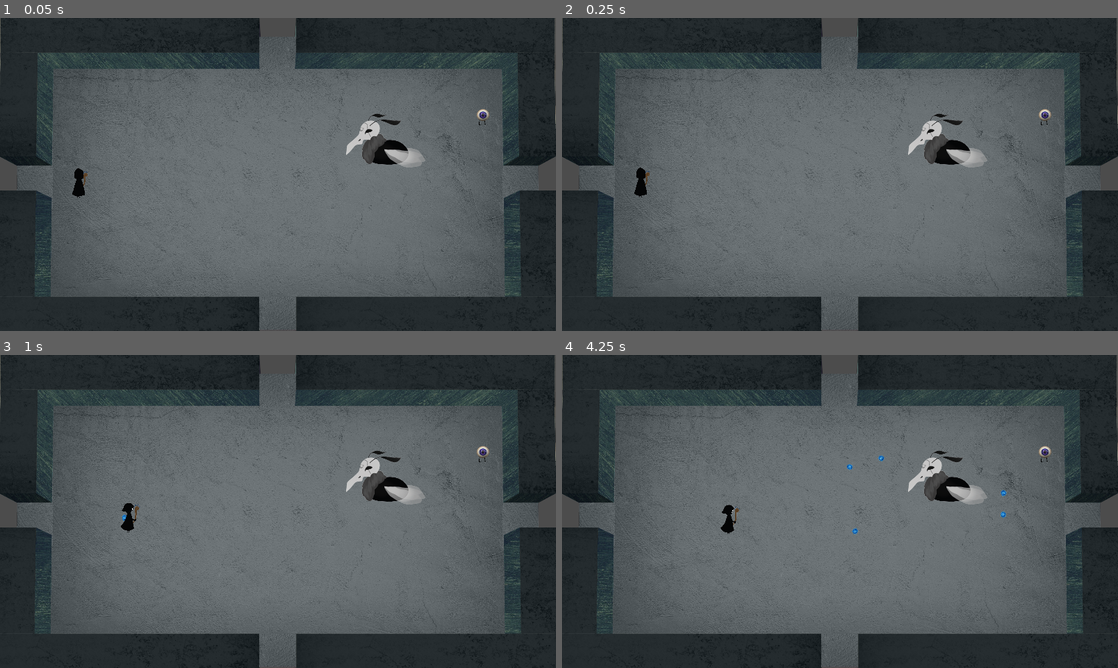
Above: before the commit, frames 1-4 (two rows, left to right).
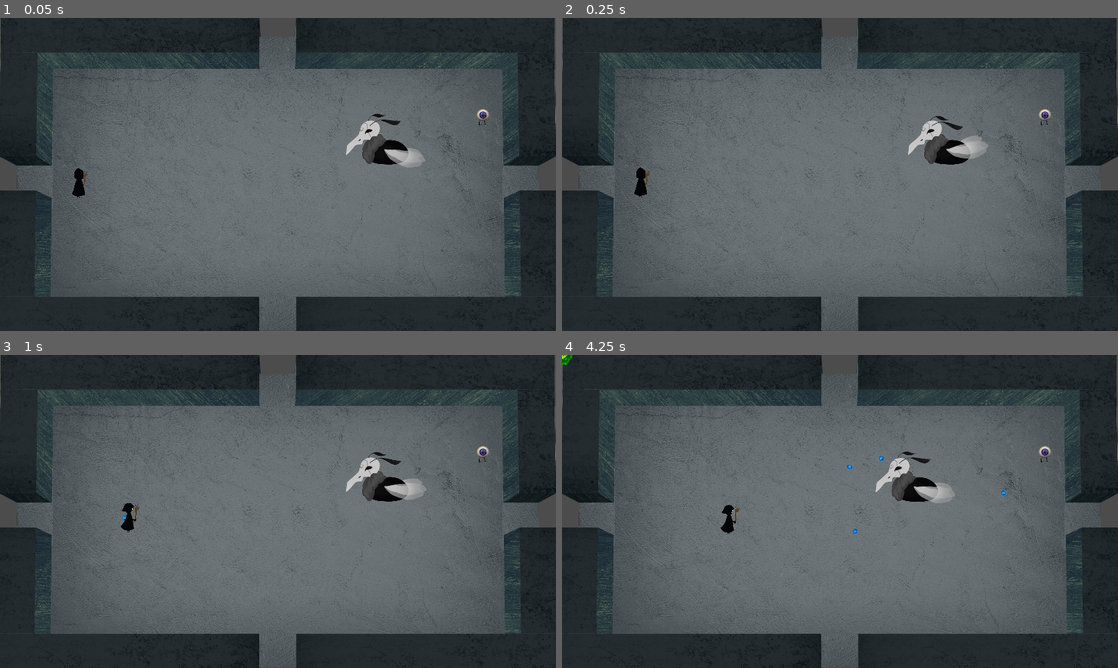
Above: after the commit, the same moments.

Repository: fleet3123/ggj2021
Game: Godot game, scene res://main.tscn
Same seed, same stepped clock (60 frames per second), same inputs: the game is played once before the commit and once after it.
Inputs (mouse positions are in pixels of both pictures, inside the frame that each line leads up to):
- Up to frame 1 (0.05 s): no input
- Up to frame 2 (0.25 s): no input
- Up to frame 3 (1 s): move the mouse to (400, 495) at 0.52 s; hold D (move_right) from 0.53 s (still down); tap Space (interact) at 0.6 s
- Up to frame 4 (4.25 s): move the mouse to (728, 527) at 1.27 s; release D (move_right) at 1.28 s; hold S (move_down) 1.28-2.03 s; tap Space (interact) every 0.75 s from 1.35 to 3.6 s; move the mouse to (895, 442) at 2.02 s; hold D (move_right) 2.03-2.78 s; move the mouse to (812, 574) at 2.77 s; hold W (move_up) 2.78-3.53 s; move the mouse to (1006, 558) at 3.52 s; hold A (move_left) from 3.53 s (still down)

Frame 1 is identical in both runs. In frame 2, 0.6% of the frame differs, in the area x 66-77%, y 30-48%; in frame 3, 0.4%; in frame 4, 1.8%, in the area x 0-80%, y 0-53%.
Error before the commit: Parse Error: Expected an indented block after "if". (res://Scripts/Enemy3.gd:74)
Error after the commit: Invalid get index 'camera_path' (on base: 'Node2D'). (res://Scripts/Exit.gd:42)

Commit message:
Fix enemy3 checks for player tag when targeting

Diff:
--- a/Scripts/Enemy3.gd
+++ b/Scripts/Enemy3.gd
@@ -71,8 +71,8 @@
 
 func attack_state():
     if target != null:
-    shoot()
-    state = IDLE
+        shoot()
+        state = IDLE
 
 func shoot():
     var b = Bullet2.instance()
@@ -96,7 +96,8 @@
         state = ATTACK
 
 func _on_Detection_body_entered(body):
-    target = body
+    if body.is_in_group ( "player" ):
+        target = body
 
 func take_damage(dmg_to_take):
     curr_hp -= dmg_to_take
